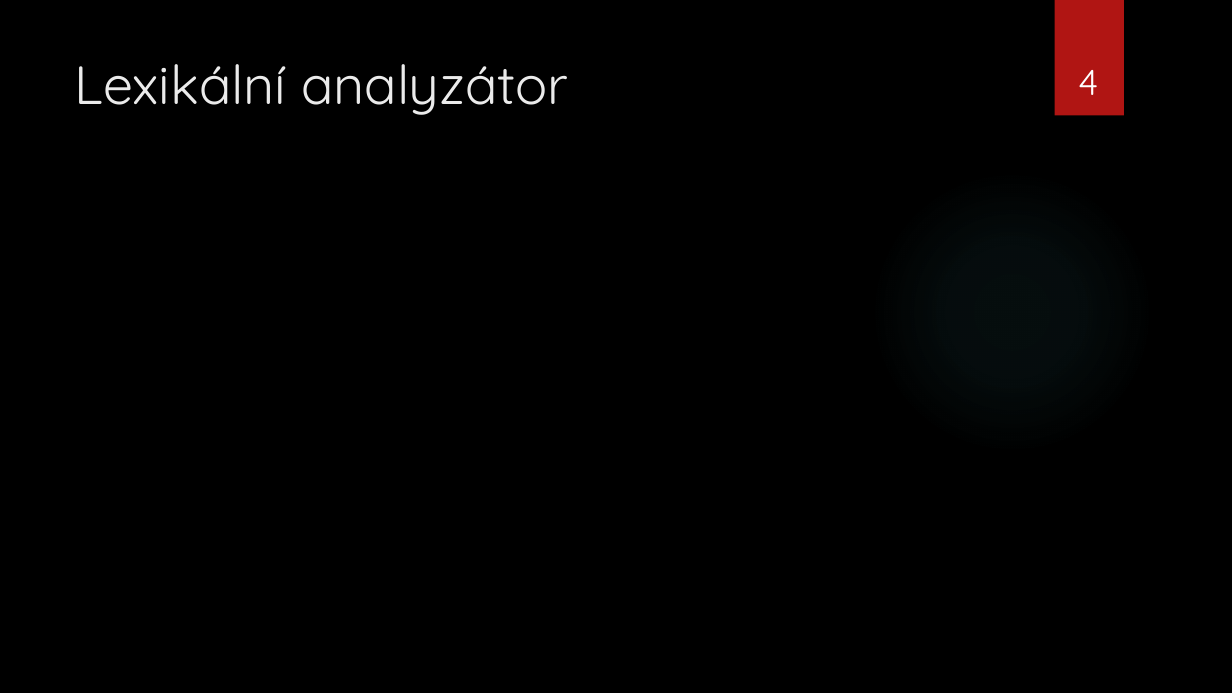
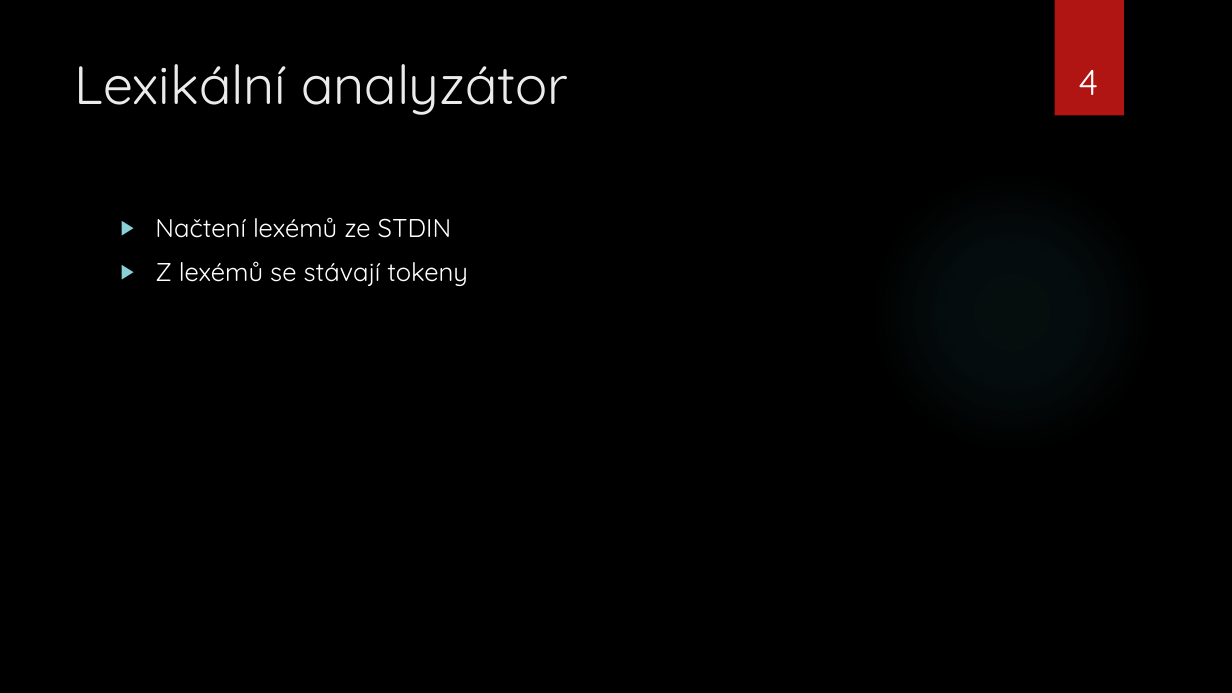
Before and after one commit to jakubman1/IFJ18, a slide deck: slide 4 of docs/IFJ-Prezentace.pptx. Drawn at 1232x693 pixels with LibreOffice and Linux fonts; fonts in the diff are those of the drawing; background and template pictures are left out. Boxes give left, top, right and bottom in pixels: in the first picture for what was removed or moved away, otherwise in the second. Text is boxed around its words. In the diff, an @@ line names an element or a change of style, - is before the commit and + after.

```diff
--- a/docs/IFJ-Prezentace.pptx
+++ b/docs/IFJ-Prezentace.pptx
@@ text added at <box>155,217,468,286</box>, 20 pt, text #FFFFFF @@
+▶ Načtení lexémů ze STDIN
+▶ Z lexémů se stávají tokeny
```
Also in this commit, not shown: 1 other slide changed, 2 other files.
